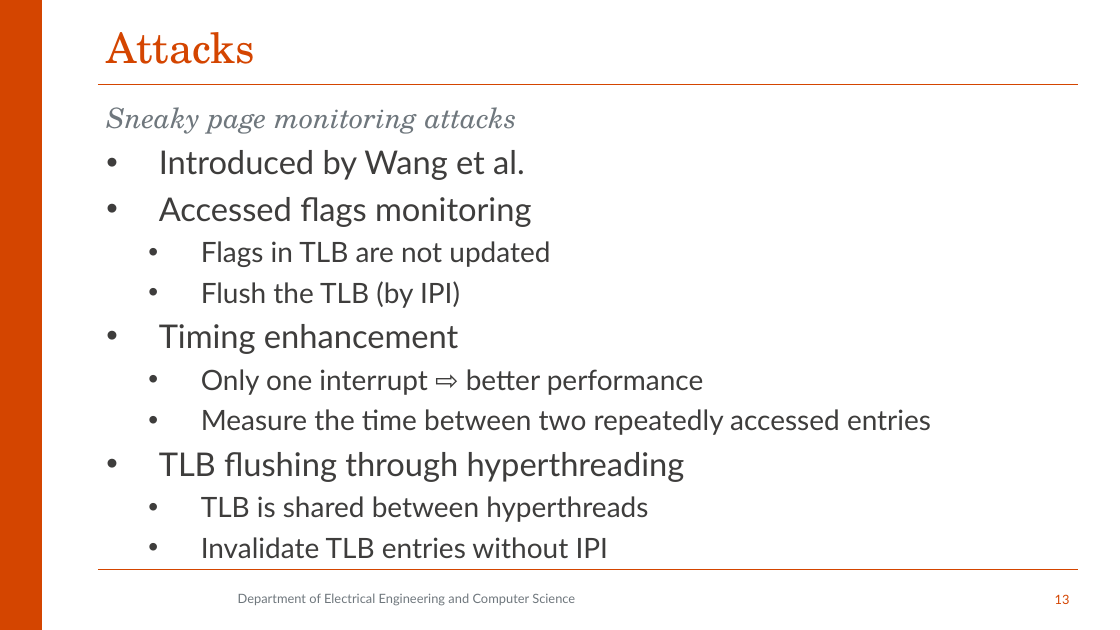
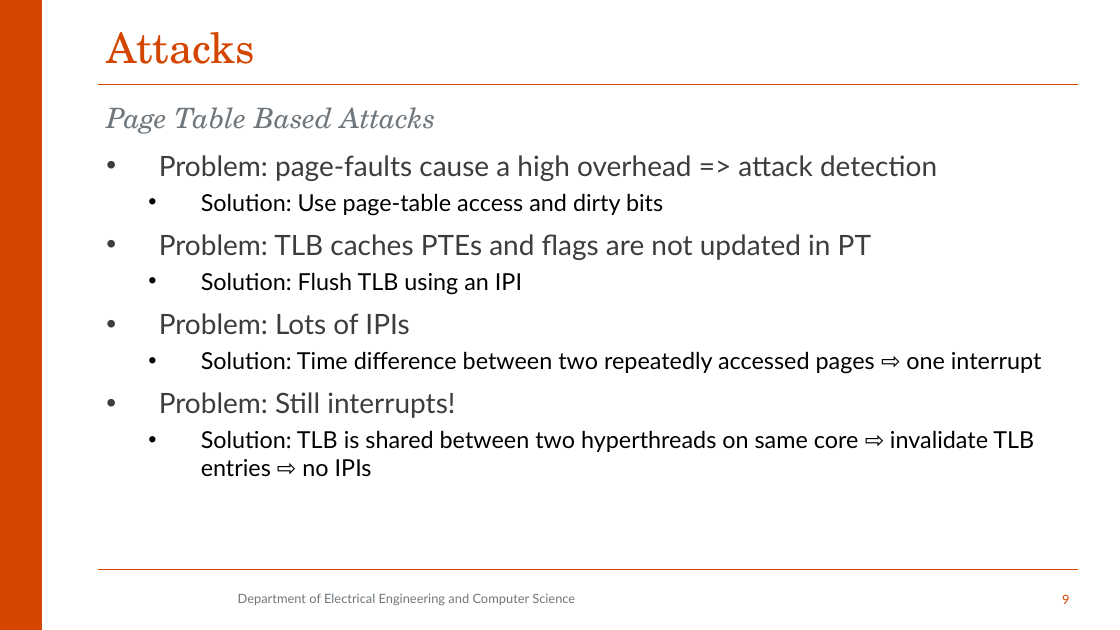
Before and after one commit to aminfallahi/A-Survey-on-SGX-Enclave-Privileged-Side-Channel-Attacks, a slide deck: slide 9 of Presentation/qe2.pptx (slide 13 before the commit). Drawn at 1120x630 pixels with LibreOffice and Linux fonts; fonts in the diff are those of the drawing; background and template pictures are left out. Boxes give left, top, right and bottom in pixels: in the first picture for what was removed or moved away, otherwise in the second. Text is boxed around its words. In the diff, an @@ line names an element or a change of style, - is before the commit and + after.

Commit message:
Slides revision

```diff
--- a/Presentation/qe2.pptx
+++ b/Presentation/qe2.pptx
@@ text at [106, 107, 435, 134]: text changed @@
-Sneaky page monitoring attacks
+Page Table Based Attacks
@@ text at [159, 155, 1041, 477]: text changed; size 24 to 20 pt; text colour #3E3D3C to #000000 @@
-• Introduced by Wang et al.
-• Accessed flags monitoring
-  • Flags in TLB are not updated
-  • Flush the TLB (by IPI)
-• Timing enhancement
-  • Only one interrupt ⇨ better performance
-  • Measure the time between two repeatedly accessed entries
-• TLB flushing through hyperthreading
-  • TLB is shared between hyperthreads
-  • Invalidate TLB entries without IPI
+• Problem: page-faults cause a high overhead => attack detection
+  • Solution: Use page-table access and dirty bits
+• Problem: TLB caches PTEs and flags are not updated in PT
+  • Solution: Flush TLB using an IPI
+• Problem: Lots of IPIs
+  • Solution: Time difference between two repeatedly accessed pages ⇨ one interrupt
+• Problem: Still interrupts!
+  • Solution: TLB is shared between two hyperthreads on same core ⇨ invalidate TLB entries ⇨ no IPIs
@@ page number at [1062, 594, 1069, 604]: text changed @@
-13
+9
```
Also in this commit, not shown: 8 other slides changed, 4 slides added, 7 slides removed, 1 other file.
